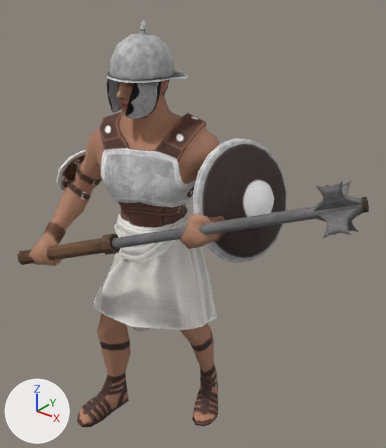
An edit to the glTF model public/assets/unit-models/21-katapeltes.glb, drawn before and after from the same camera.
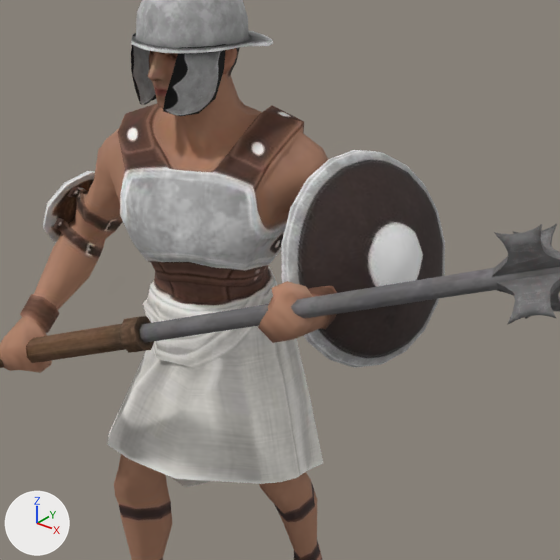
Each version is shown whole from a 50 mm lens placed at (1.72, -1.88, 2.49), pointed at (0.23, -0.02, 1.33), then close up on the part from 8% to 91% of the width and 12% to 83% of the height. Lighting does not change. The marker at lower left points along +X, +Y and +Z. The first two pictures are the older version. Vertices at exactly the same position are counted once.
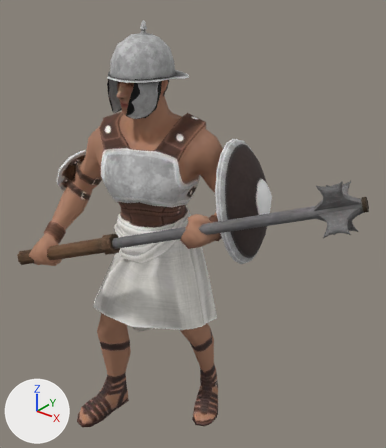
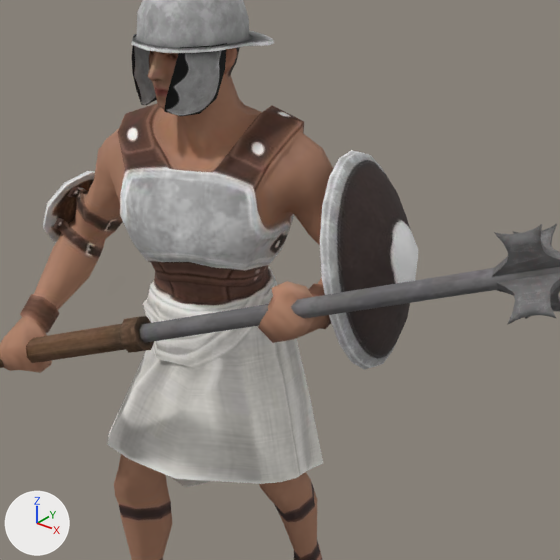
The change, as a list of edits to the scene's bpy script:
```text
Change me_mesh_0:
    used by ob_mesh_0; location = (0.0, 0.0, 0.0)
    remove me_mesh_0.from_pydata(...)  # 1488 vertices, 2831 faces; spans x -0.5..1.09, y -0.6..0.42, z 0.0..2.27
    add me_mesh_0.from_pydata(...)  # 1488 vertices, 2831 faces; spans x -0.5..1.09, y -0.6..0.4, z 0.0..2.27
    me_mesh_0 part 1: the loose piece of 65 vertices spanning x 0.31..0.56, y -0.17..0.42, z 1.17..1.74 is multiplied about its middle by the matrix ((0.901, -0.432, 0.035), (0.424, 0.895, 0.14), (-0.092, -0.111, 0.989)), then moved by (0.0, -0.01, 0.0)
```

Boxes (x1, y1, x2, y2) around the edits, measured in the close-ups (560 x 560 px; the box of a moved part takes in the faces that stretch with it):
part 1 of me_mesh_0, moved or reshaped: before (281, 150, 445, 368); after (320, 150, 418, 370)
